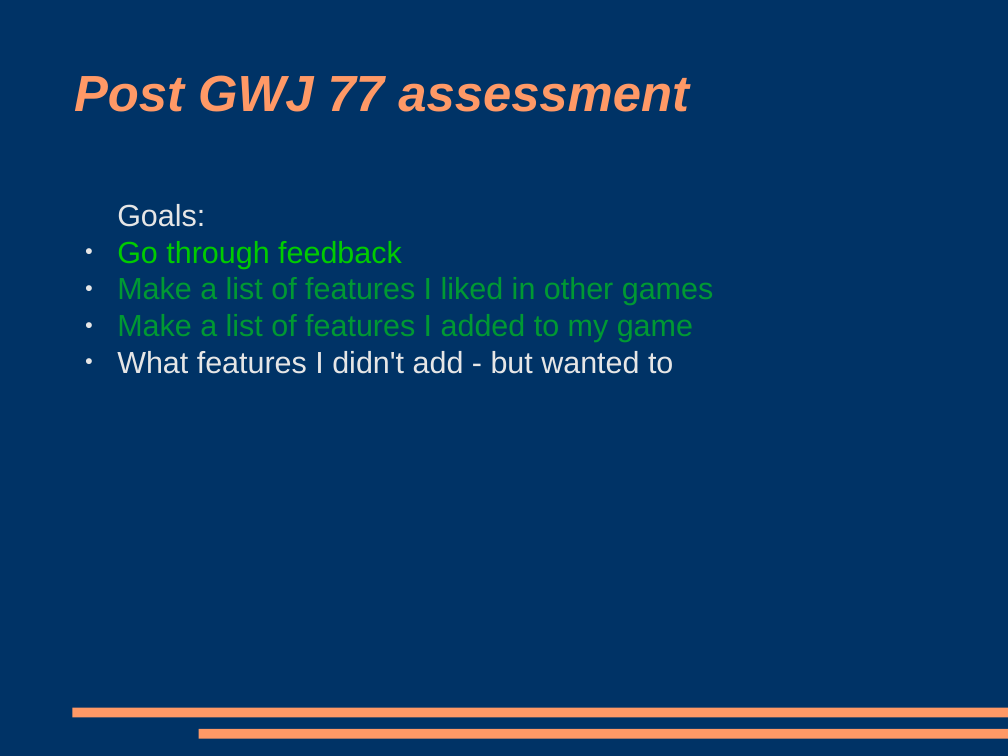
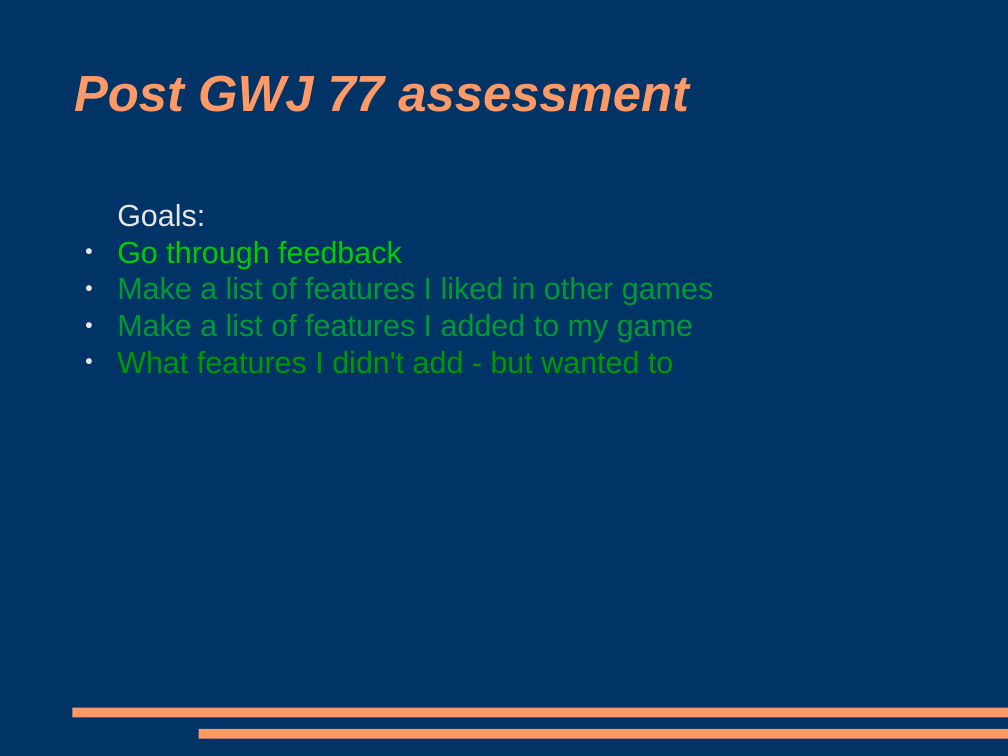
Before and after one commit to ktosox/GWJ77-Metamorphosis, a slide deck: slide 1 of PostJamAssesment.odp. Drawn at 1008x756 pixels with LibreOffice and Linux fonts; fonts in the diff are those of the drawing. Boxes give left, top, right and bottom in pixels: in the first picture for what was removed or moved away, otherwise in the second. Text is boxed around its words. In the diff, an @@ line names an element or a change of style, - is before the commit and + after.

```diff
--- a/PostJamAssesment.odp
+++ b/PostJamAssesment.odp
@@ text at (x1=117, y1=351, x2=673, y2=373): text colour #E6E6E6 to #009900 in "What features I didn't add - but ..." @@
```
Also in this commit, not shown: 1 other slide changed, 7 other files.
